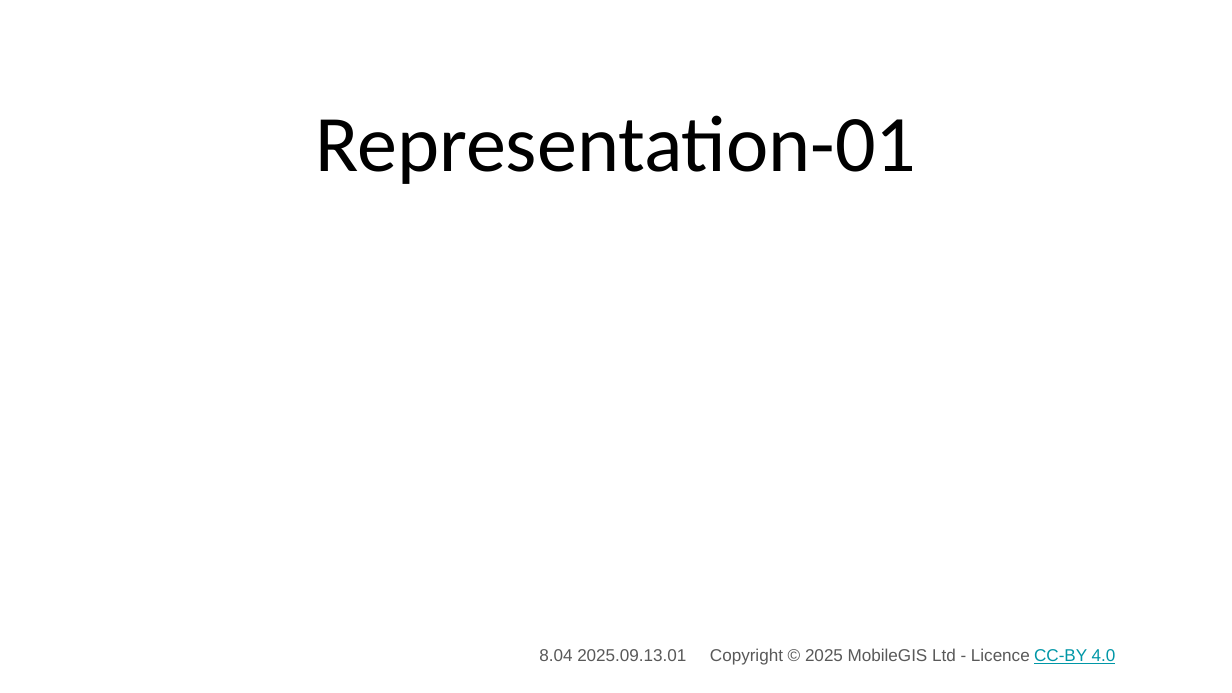
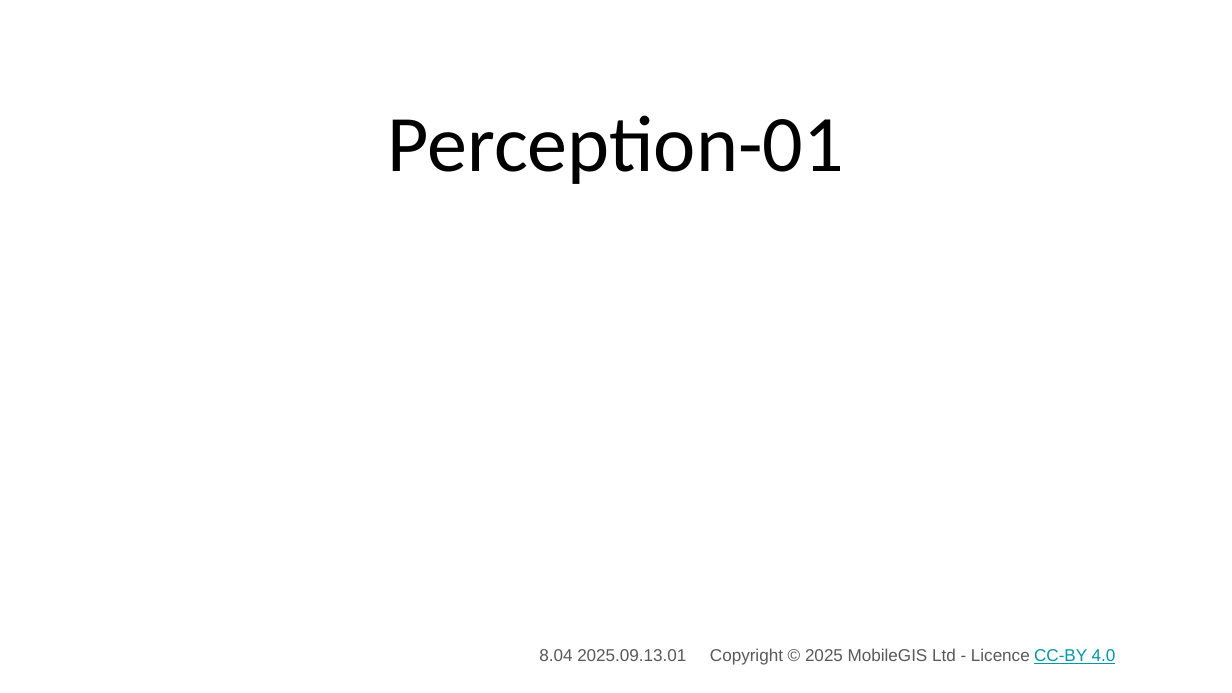
Before and after one commit to 3DXScape/PoseBits, a slide deck: slide 13 of Slides/Artificial Perception/Pose_Artificial_Perception_01.pptx. Drawn at 1232x693 pixels with LibreOffice and Linux fonts; fonts in the diff are those of the drawing; background and template pictures are left out. Boxes give left, top, right and bottom in pixels: in the first picture for what was removed or moved away, otherwise in the second. Text is boxed around its words. In the diff, an @@ line names an element or a change of style, - is before the commit and + after.

```diff
--- a/Slides/Artificial Perception/Pose_Artificial_Perception_01.pptx
+++ b/Slides/Artificial Perception/Pose_Artificial_Perception_01.pptx
@@ title at [388, 115, 844, 184]: text changed @@
-Representation-01
+Perception-01
```
Also in this commit, not shown: 15 other slides changed, 6 other files.
